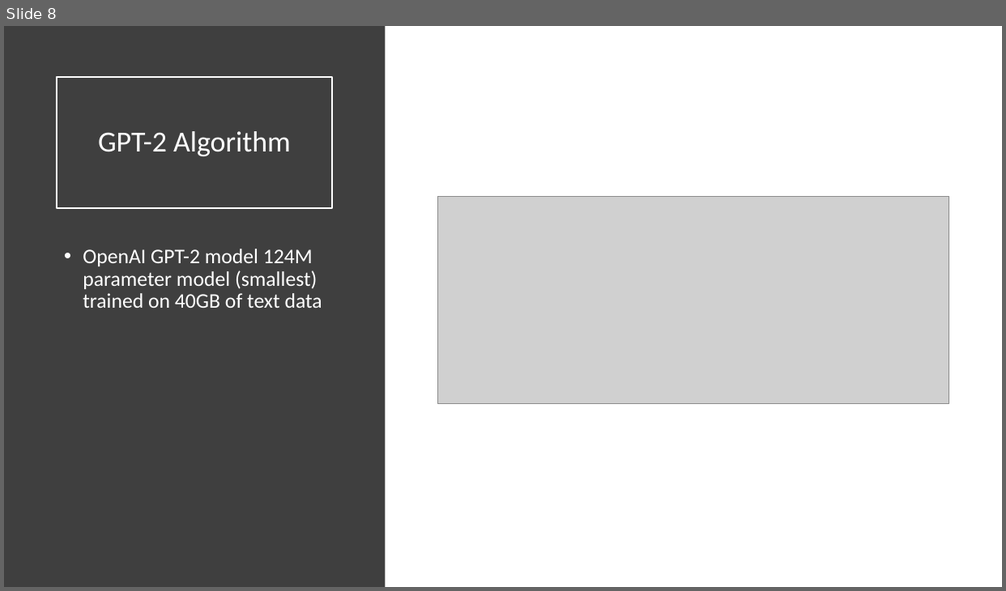
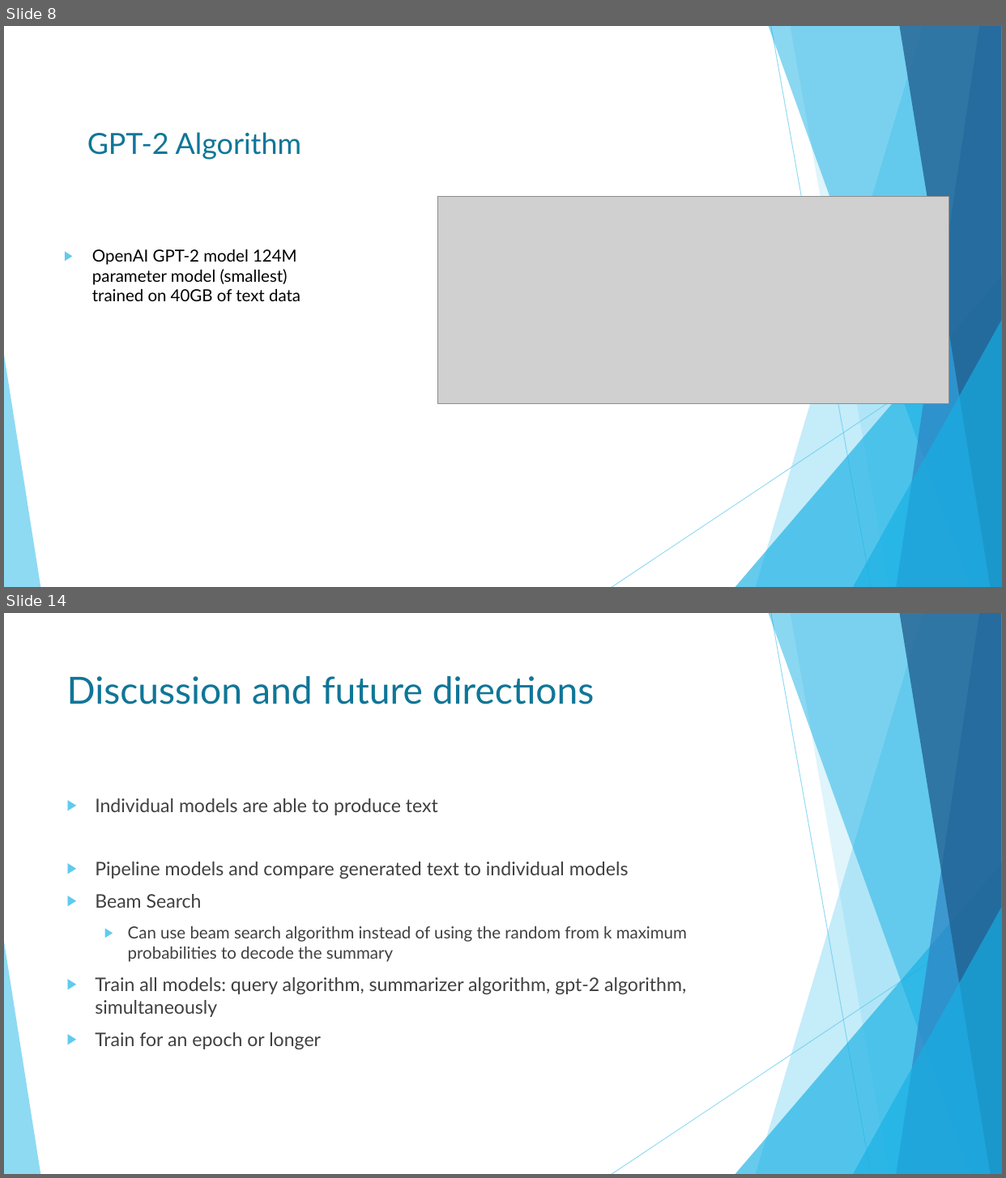
Before and after one commit to HomuraNagato/nerdy_nets, a slide deck: presentation/Nerdy Nets – GPT2.pptx. Shown one above the other, each under a label of ours: slide 8 before the commit, slides 8 and 14 after it; the slides between them are not shown. The pictures are 1006x591 and 1006x1178 pixels, drawn with LibreOffice and Linux fonts; fonts in the diff are those of the drawing; grey boxes stand for pictures. Boxes give left, top, right and bottom in pixels: in the first picture for what was removed or moved away, otherwise in the second. Text is boxed around its words. In the diff, an @@ line names an element or a change of style, - is before the commit and + after.

```diff
--- a/presentation/Nerdy Nets – GPT2.pptx
+++ b/presentation/Nerdy Nets – GPT2.pptx
@@ slide 14 added at (x1=4, y1=613, x2=1002, y2=1174), background #FFFFFF; not listed: 10 template elements that a slide beside it also shows @@
@@ title added at (x1=67, y1=676, x2=594, y2=705), 36 pt, text #0F7698 @@
+Discussion and future directions
@@ text added at (x1=95, y1=798, x2=687, y2=1050), 18 pt, text #404040 @@
+▶ Individual models are able to produce text
+▶ Pipeline models and compare generated text to individual models
+▶ Beam Search
+  ▶ Can use beam search algorithm instead of using the random from k maximum probabilities to decode the summary
+▶ Train all models: query algorithm, summarizer algorithm, gpt-2 algorithm, simultaneously
+▶ Train for an epoch or longer
@@ slide 8 changed as well @@
@@ rectangle removed at (x1=4, y1=26, x2=385, y2=587) @@
@@ title "GPT-2 Algorithm" at (x1=57, y1=77, x2=332, y2=209): font Calibri to Lato, text colour #FFFFFF to #0F7698; line spacing 0.9 to 1 @@
@@ text "OpenAI GPT-2 model 124M parameter ..." at (x1=92, y1=250, x2=300, y2=301): size 20 to 16 pt, font Calibri to Lato, text colour #FFFFFF to #000000; bullet • to ▶; line spacing 0.9 to 1 @@
@@ group added at (x1=4, y1=26, x2=1002, y2=587): 5 freeform shapes, 3 triangles, 2 lines @@
```
Also in this commit, not shown: 5 other slides changed, 7 other slides added, 5 slides removed.
